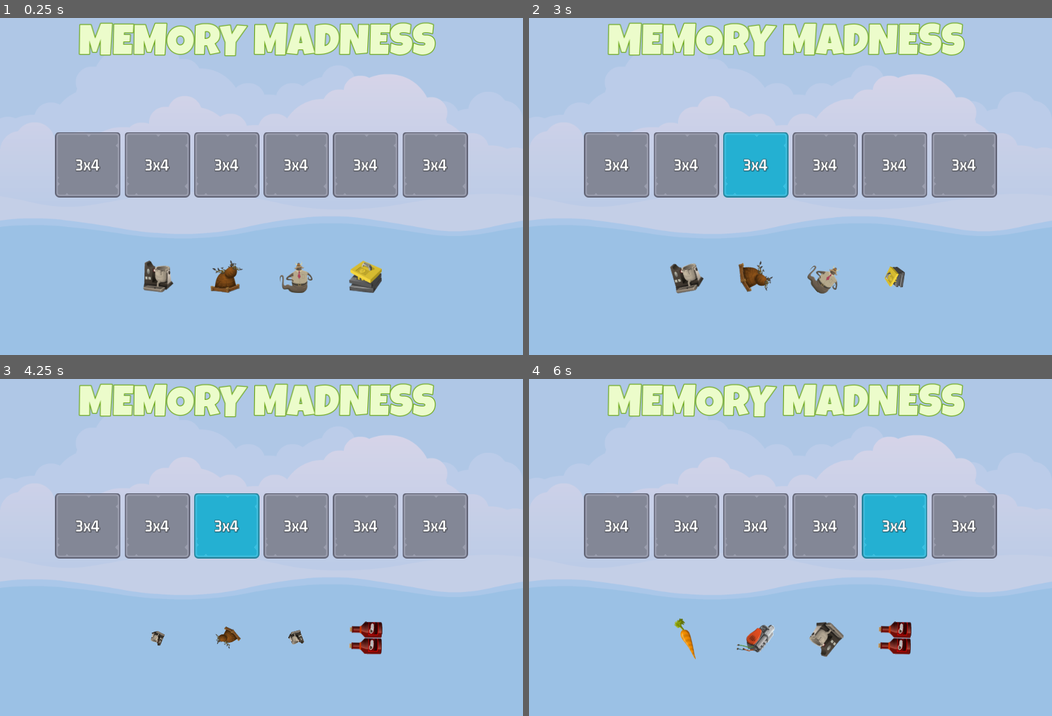
Above: before the commit, frames 1-4 (two rows, left to right).
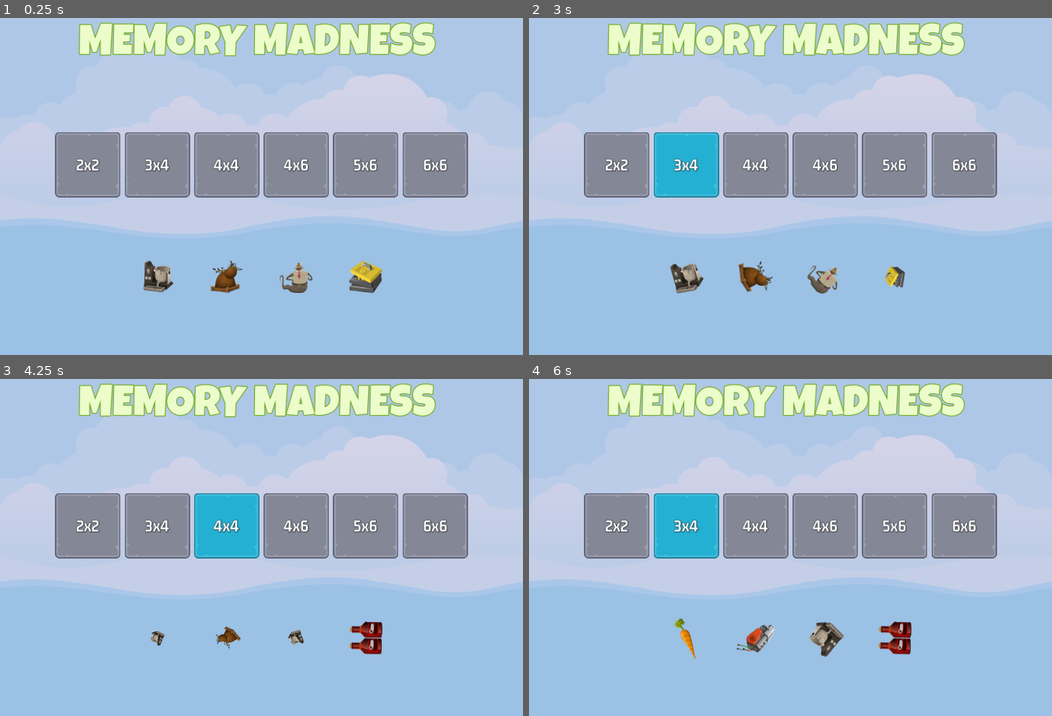
Above: after the commit, the same moments.

Repository: ketanp1204/MemoryMadness
Game: Godot game, scene res://scenes/master_scene/master_scene.tscn
Two runs of this game, one before a commit and one after it. Both use one fixed random seed, a clock stepped at 60 frames per second and the inputs below.
Inputs (mouse positions are in pixels of both pictures, inside the frame that each line leads up to):
- Up to frame 1 (0.25 s): no input
- Up to frame 2 (3 s): click "3x4" at 0.5 s; click "3x4" (after the commit: "2x2") at 1.25 s; click "3x4" at 2 s; click "3x4" at 2.75 s
- Up to frame 3 (4.25 s): click (224, 527) at 3.5 s, where only the run after the commit has a clickable "4x4"
- Up to frame 4 (6 s): click "3x4" at 4.25 s; click (827, 527) at 5 s, where only the run after the commit has a clickable "4x6"; click "3x4" at 5.75 s

The runs differ from the first frame. In frame 1, 0.4% of the frame differs, in the area x 14-86%, y 41-46%; in frame 2, 5.1%; in frame 3, 0.5%; in frame 4, 5.1%, in the area x 14-86%, y 33-54%.

Commit message:
Added a game and sound manager and dynamically loaded level select buttons

Diff:
--- a/project.godot
+++ b/project.godot
@@ -18,6 +18,8 @@
 [autoload]
 
 ImageManager="*res://singletons/image_manager.gd"
+GameManager="*res://singletons/game_manager.gd"
+SoundManager="*res://singletons/sound_manager.gd"
 
 [display]
 
--- a/scenes/level_button/level_button.gd
+++ b/scenes/level_button/level_button.gd
@@ -8,9 +8,14 @@
 
 # Called when the node enters the scene tree for the first time.
 func _ready():
-	label.text = "3x4"
+	pass
 
 
-# Called every frame. 'delta' is the elapsed time since the previous frame.
-func _process(delta):
-	pass
+func set_level_number(level_num: int) -> void:
+	_level_number = level_num
+	var l_data = GameManager.LEVELS[_level_number]
+	label.text = "%sx%s" % [l_data.rows, l_data.cols]
+
+
+func _on_pressed():
+	SoundManager.play_button_click(sound)
--- a/scenes/level_button/level_button.tscn
+++ b/scenes/level_button/level_button.tscn
@@ -57,3 +57,5 @@
 [node name="Sound" type="AudioStreamPlayer" parent="."]
 bus = &"SFX"
 script = SubResource("GDScript_jy8fw")
+
+[connection signal="pressed" from="." to="." method="_on_pressed"]
--- /dev/null
+++ b/scenes/main_screen/main_screen.gd
@@ -0,0 +1,23 @@
+extends Control
+
+
+@export var level_button_scene: PackedScene
+
+
+@onready var hb_levels = $VB/HBLevels
+
+
+# Called when the node enters the scene tree for the first time.
+func _ready():
+	setup_grid()
+
+
+func create_level_button(ln: int) -> void:
+	var new_lb = level_button_scene.instantiate()
+	hb_levels.add_child(new_lb)
+	new_lb.set_level_number(ln)
+
+
+func setup_grid() -> void:
+	for level in GameManager.LEVELS:
+		create_level_button(level)
--- a/scenes/main_screen/main_screen.tscn
+++ b/scenes/main_screen/main_screen.tscn
@@ -1,6 +1,7 @@
-[gd_scene load_steps=4 format=3 uid="uid://cv8o8ckgxjh71"]
+[gd_scene load_steps=5 format=3 uid="uid://cv8o8ckgxjh71"]
 
 [ext_resource type="LabelSettings" uid="uid://cou7i2e170lem" path="res://assets/label_settings/lg_84_gr.tres" id="1_62ppc"]
+[ext_resource type="Script" path="res://scenes/main_screen/main_screen.gd" id="1_o1awk"]
 [ext_resource type="PackedScene" uid="uid://cqmbbxarc7bsb" path="res://scenes/level_button/level_button.tscn" id="2_3ajte"]
 [ext_resource type="PackedScene" uid="uid://cshcujyvfq5i4" path="res://scenes/front_sprite/front_sprite.tscn" id="2_uxdyc"]
 
@@ -11,6 +12,8 @@
 anchor_bottom = 1.0
 grow_horizontal = 2
 grow_vertical = 2
+script = ExtResource("1_o1awk")
+level_button_scene = ExtResource("2_3ajte")
 
 [node name="ColorRect" type="ColorRect" parent="."]
 layout_mode = 1
@@ -49,24 +52,6 @@
 size_flags_horizontal = 4
 theme_override_constants/separation = 8
 
-[node name="LevelButton" parent="VB/HBLevels" instance=ExtResource("2_3ajte")]
-layout_mode = 2
-
-[node name="LevelButton2" parent="VB/HBLevels" instance=ExtResource("2_3ajte")]
-layout_mode = 2
-
-[node name="LevelButton3" parent="VB/HBLevels" instance=ExtResource("2_3ajte")]
-layout_mode = 2
-
-[node name="LevelButton4" parent="VB/HBLevels" instance=ExtResource("2_3ajte")]
-layout_mode = 2
-
-[node name="LevelButton5" parent="VB/HBLevels" instance=ExtResource("2_3ajte")]
-layout_mode = 2
-
-[node name="LevelButton6" parent="VB/HBLevels" instance=ExtResource("2_3ajte")]
-layout_mode = 2
-
 [node name="Spacer3" type="Control" parent="VB"]
 layout_mode = 2
 size_flags_vertical = 3
--- /dev/null
+++ b/singletons/game_manager.gd
@@ -0,0 +1,11 @@
+extends Node
+
+
+const LEVELS: Dictionary = {
+	1: { "rows": 2, "cols": 2 },
+	2: { "rows": 3, "cols": 4 },
+	3: { "rows": 4, "cols": 4 },
+	4: { "rows": 4, "cols": 6 },
+	5: { "rows": 5, "cols": 6 },
+	6: { "rows": 6, "cols": 6 }
+}
--- /dev/null
+++ b/singletons/sound_manager.gd
@@ -0,0 +1,32 @@
+extends Node
+
+
+const SOUND_MAIN_MENU = "main"
+const SOUND_IN_GAME = "ingame"
+const SOUND_SUCCESS = "success"
+const SOUND_GAME_OVER = "gameover"
+const SOUND_SELECT_TILE = "tile"
+const SOUND_SELECT_BUTTON = "button"
+
+
+const SOUNDS = {
+	SOUND_MAIN_MENU: preload("res://assets/sounds/bgm_action_3.mp3"),
+	SOUND_IN_GAME: preload("res://assets/sounds/bgm_action_4.mp3"),
+	SOUND_SUCCESS: preload("res://assets/sounds/sfx_sounds_fanfare3.wav"),
+	SOUND_GAME_OVER: preload("res://assets/sounds/sfx_sounds_powerup12.wav"),
+	SOUND_SELECT_TILE: preload("res://assets/sounds/sfx_sounds_impact1.wav"),
+	SOUND_SELECT_BUTTON: preload("res://assets/sounds/sfx_sounds_impact7.wav")
+}
+
+
+func play_sound(player: AudioStreamPlayer, key: String) -> void:
+	if not SOUNDS.has(key):
+		return
+
+	player.stop()
+	player.stream = SOUNDS[key]
+	player.play()
+
+
+func play_button_click(player: AudioStreamPlayer) -> void:
+	play_sound(player, SOUND_SELECT_BUTTON)
